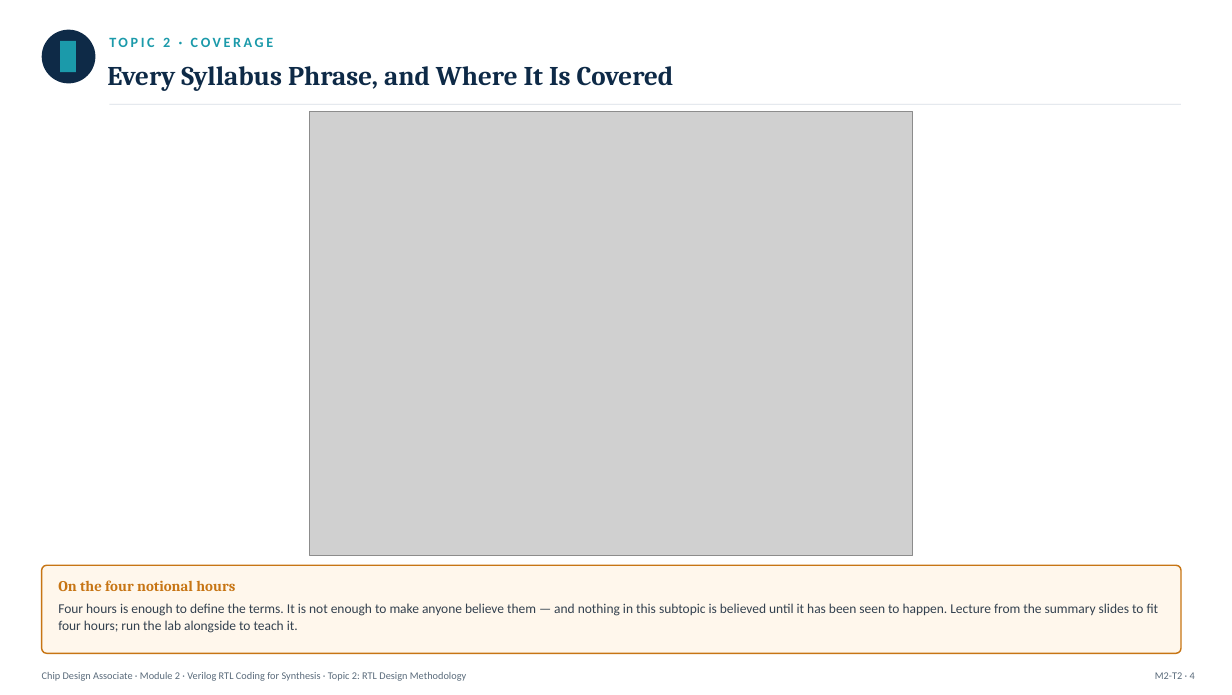
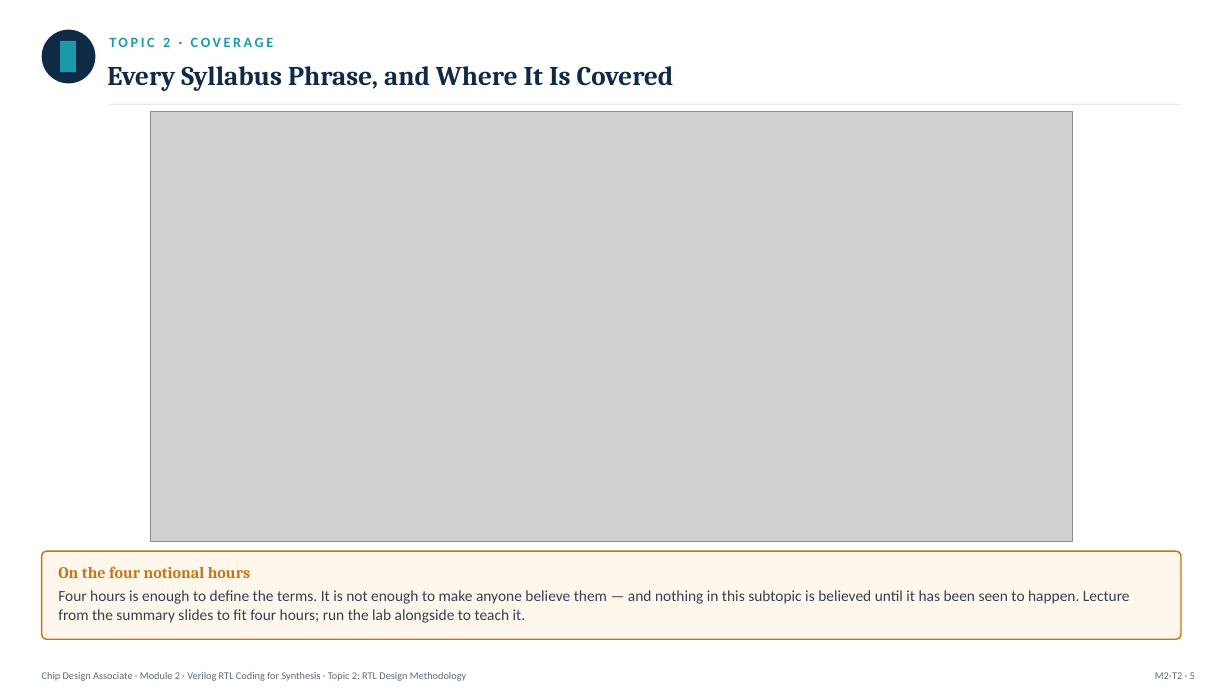
Before and after one commit to ripunjayiisc/ChipDesignContent, a slide deck: slide 5 of ChipDesignAssociate/Module2/Module2_Topic2_RTLDesignMethodology.pptx (slide 4 before the commit). Drawn at 1232x695 pixels with LibreOffice and Linux fonts; fonts in the diff are those of the drawing; grey boxes stand for pictures. Boxes give left, top, right and bottom in pixels: in the first picture for what was removed or moved away, otherwise in the second. Text is boxed around its words. In the diff, an @@ line names an element or a change of style, - is before the commit and + after.

```diff
--- a/ChipDesignAssociate/Module2/Module2_Topic2_RTLDesignMethodology.pptx
+++ b/ChipDesignAssociate/Module2/Module2_Topic2_RTLDesignMethodology.pptx
@@ picture: place and size @@
-picture at (309, 111, 912, 556)
+picture at (151, 111, 1073, 542)
@@ 2 texts, 1 rounded rectangle: place and size @@
-2 texts, 1 rounded rectangle at (42, 565, 1181, 653)
+2 texts, 1 rounded rectangle at (42, 551, 1181, 639)
@@ text "On the four notional hours" at (58, 566, 250, 578): size 11.5 to 12.5 pt @@
@@ text "Four hours is enough to ..." at (58, 590, 1130, 623): size 10.5 to 12 pt @@
@@ text at (1155, 672, 1195, 679): text changed @@
-M2-T2 · 4
+M2-T2 · 5
```
Also in this commit, not shown: 87 other slides changed, 7 slides added, 23 other files.
